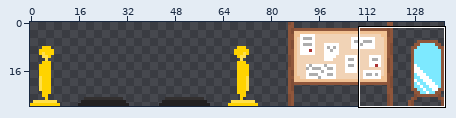
Pixel-art file: wcale-nie-noita/hallOfFame.aseprite. The picture above shows the old version from afar; the outline marks the close-up.
Close-up. As it was:
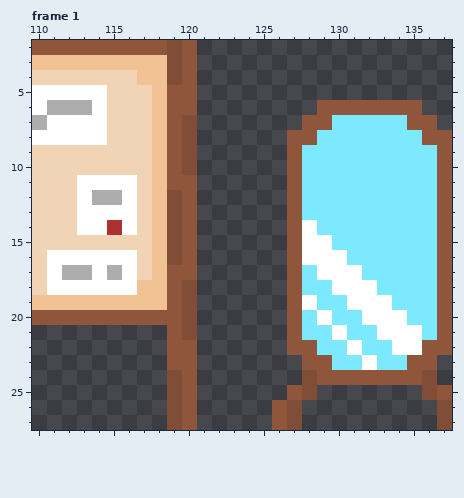
138x28 pixels, 2 frames. Colours within 5 levels of each other are drawn and written as one. Shown: frame 1: x 110..137, y 2..27.
Once edited:
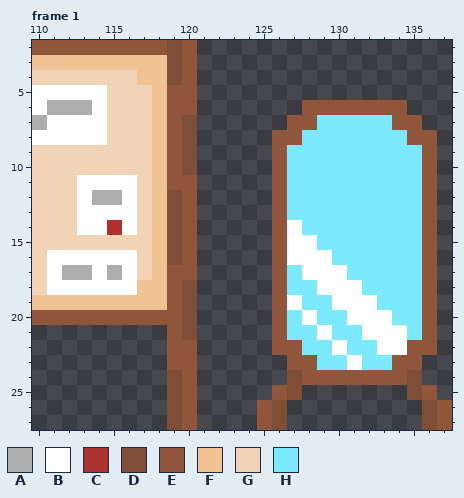
Palette (. is transparent): A #adadad  B #ffffff  C #ac3232  D #804d36  E #8f563b  F #f1c294  G #f1d3b6  H #7de9ff
Diff:
{"where": "frame 1"}
{"frame":1,"y":6,"x":128,"old":".","new":"E"}
{"frame":1,"y":6,"x":135,"old":"E","new":"."}
{"frame":1,"y":7,"x":127,"old":".","new":"E"}
{"frame":1,"y":7,"x":129,"old":"E","new":"H"}
{"frame":1,"y":7,"x":134,"old":"H","new":"E"}
{"frame":1,"y":7,"x":136,"old":"E","new":"."}
{"frame":1,"y":8,"x":126,"old":".","new":"E"}
{"frame":1,"y":8,"x":128,"old":"E","new":"H"}
{"frame":1,"y":8,"x":135,"old":"H","new":"E"}
{"frame":1,"y":8,"x":137,"old":"E","new":"."}
{"frame":1,"y":9,"x":126,"old":".E","new":"EH"}
{"frame":1,"y":9,"x":136,"old":"HE","new":"E."}
{"frame":1,"y":10,"x":126,"old":".E","new":"EH"}
{"frame":1,"y":10,"x":136,"old":"HE","new":"E."}
{"frame":1,"y":11,"x":126,"old":".E","new":"EH"}
{"frame":1,"y":11,"x":136,"old":"HE","new":"E."}
{"frame":1,"y":12,"x":126,"old":".E","new":"EH"}
{"frame":1,"y":12,"x":136,"old":"HE","new":"E."}
{"frame":1,"y":13,"x":126,"old":".E","new":"EH"}
{"frame":1,"y":13,"x":136,"old":"HE","new":"E."}
{"frame":1,"y":14,"x":126,"old":".EB","new":"EBH"}
{"frame":1,"y":14,"x":136,"old":"HE","new":"E."}
{"frame":1,"y":15,"x":126,"old":".E","new":"EB"}
{"frame":1,"y":15,"x":129,"old":"B","new":"H"}
{"frame":1,"y":15,"x":136,"old":"HE","new":"E."}
{"frame":1,"y":16,"x":126,"old":".E","new":"EB"}
{"frame":1,"y":16,"x":130,"old":"B","new":"H"}
{"frame":1,"y":16,"x":136,"old":"HE","new":"E."}
{"frame":1,"y":17,"x":126,"old":".EH","new":"EHB"}
{"frame":1,"y":17,"x":131,"old":"B","new":"H"}
{"frame":1,"y":17,"x":136,"old":"HE","new":"E."}
{"frame":1,"y":18,"x":126,"old":".E","new":"EH"}
{"frame":1,"y":18,"x":129,"old":"H","new":"B"}
{"frame":1,"y":18,"x":132,"old":"B","new":"H"}
{"frame":1,"y":18,"x":136,"old":"HE","new":"E."}
{"frame":1,"y":19,"x":126,"old":".EB","new":"EBH"}
{"frame":1,"y":19,"x":130,"old":"H","new":"B"}
{"frame":1,"y":19,"x":133,"old":"B","new":"H"}
{"frame":1,"y":19,"x":136,"old":"HE","new":"E."}
{"frame":1,"y":20,"x":126,"old":".EHB","new":"EHBH"}
{"frame":1,"y":20,"x":131,"old":"H","new":"B"}
{"frame":1,"y":20,"x":134,"old":"B","new":"H"}
{"frame":1,"y":20,"x":136,"old":"HE","new":"E."}
{"frame":1,"y":21,"x":126,"old":".E","new":"EH"}
{"frame":1,"y":21,"x":129,"old":"HB","new":"BH"}
{"frame":1,"y":21,"x":132,"old":"H","new":"B"}
{"frame":1,"y":21,"x":135,"old":"BHE","new":"HE."}
{"frame":1,"y":22,"x":126,"old":".","new":"E"}
{"frame":1,"y":22,"x":128,"old":"E","new":"H"}
{"frame":1,"y":22,"x":130,"old":"HB","new":"BH"}
{"frame":1,"y":22,"x":133,"old":"H","new":"B"}
{"frame":1,"y":22,"x":135,"old":"B","new":"E"}
{"frame":1,"y":22,"x":137,"old":"E","new":"."}
{"frame":1,"y":23,"x":127,"old":".","new":"E"}
{"frame":1,"y":23,"x":129,"old":"E","new":"H"}
{"frame":1,"y":23,"x":131,"old":"HB","new":"BH"}
{"frame":1,"y":23,"x":134,"old":"H","new":"E"}
{"frame":1,"y":23,"x":136,"old":"E","new":"."}
{"frame":1,"y":24,"x":127,"old":".D","new":"DE"}
{"frame":1,"y":24,"x":135,"old":"ED","new":"D."}
{"frame":1,"y":25,"x":126,"old":".ED","new":"ED."}
{"frame":1,"y":25,"x":135,"old":".DE","new":"DE."}
{"frame":1,"y":26,"x":125,"old":".ED","new":"ED."}
{"frame":1,"y":26,"x":136,"old":".D","new":"DE"}
{"frame":1,"y":27,"x":125,"old":".ED","new":"ED."}
{"frame":1,"y":27,"x":136,"old":".D","new":"DE"}
